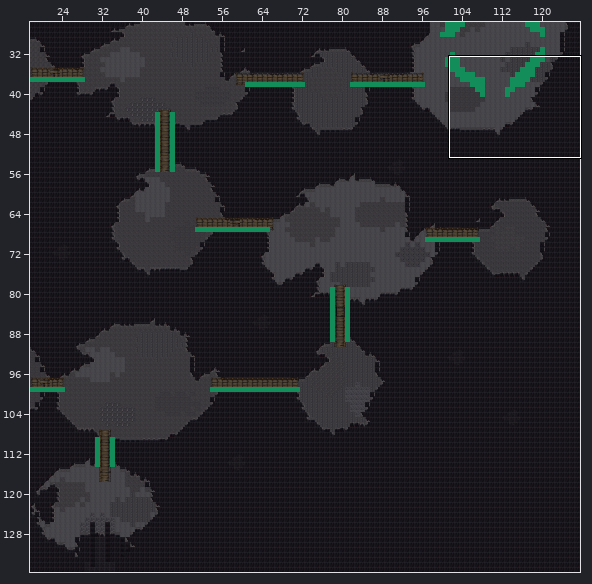
Tiled map -- assets/maps/veilscar_passage.tmx. Above, an overview of the earlier version with the close-up marked.
Close-up. Before the commit:
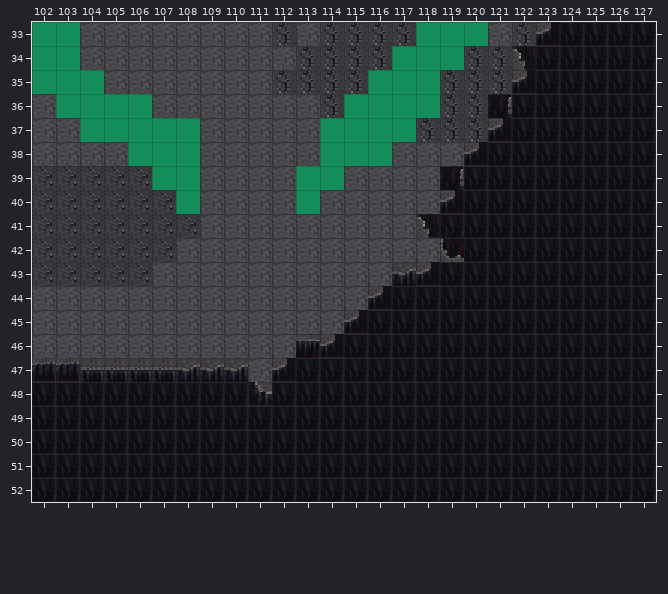
Cells are 16x16 px. Shown: x 102..127, y 33..52. The commit also changed other parts of the map, which this record leaves out. Not drawn, because the pictures are missing: unchanged layers "GroundDetails", "Top Objects".
After the commit:
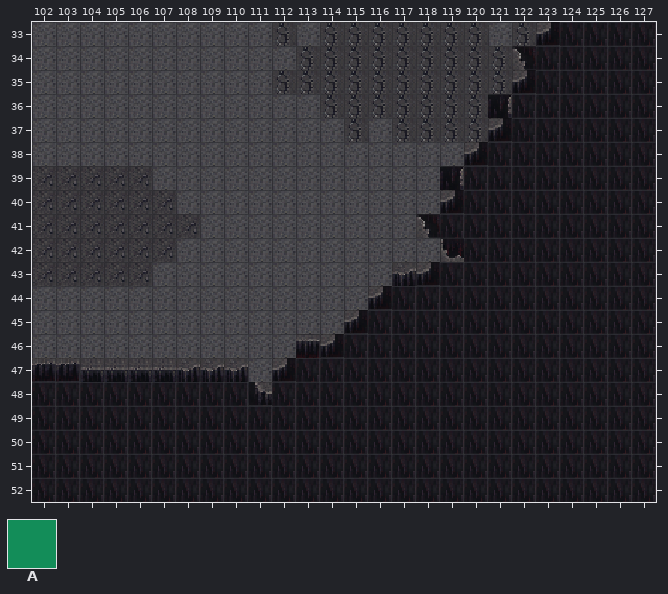
Key: from "Tileset": A 89.
_ is an empty cell.
The exact change:
Layer "Collision" (now hidden):
Tile A is gone in row 33 at x 102 to 103 and 118 to 120; in row 34 at x 102 to 103 and 117 to 119; in row 35 at x 102 to 104 and 116 to 118; in row 36 at x 103 to 106 and 115 to 118; in row 37 at x 104 to 108 and 114 to 117; in row 38 at x 106 to 108 and 114 to 116.
Tile A is gone in row 39 at x 107 to 108 and 113 to 114; in row 40 at x 108 and 113.
Boxes around the changes in both close-ups, in picture pixels (x1, y1, x2, y2):
removed: (32, 22, 200, 214)
removed: (296, 22, 488, 214)
